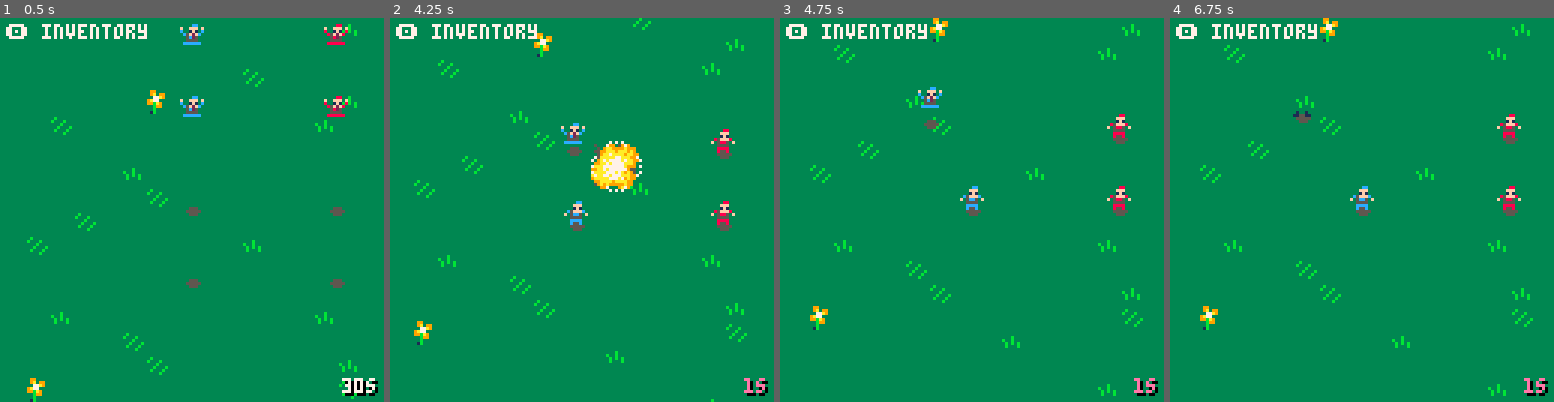
Above: before the commit, frames 1-4 (left to right).
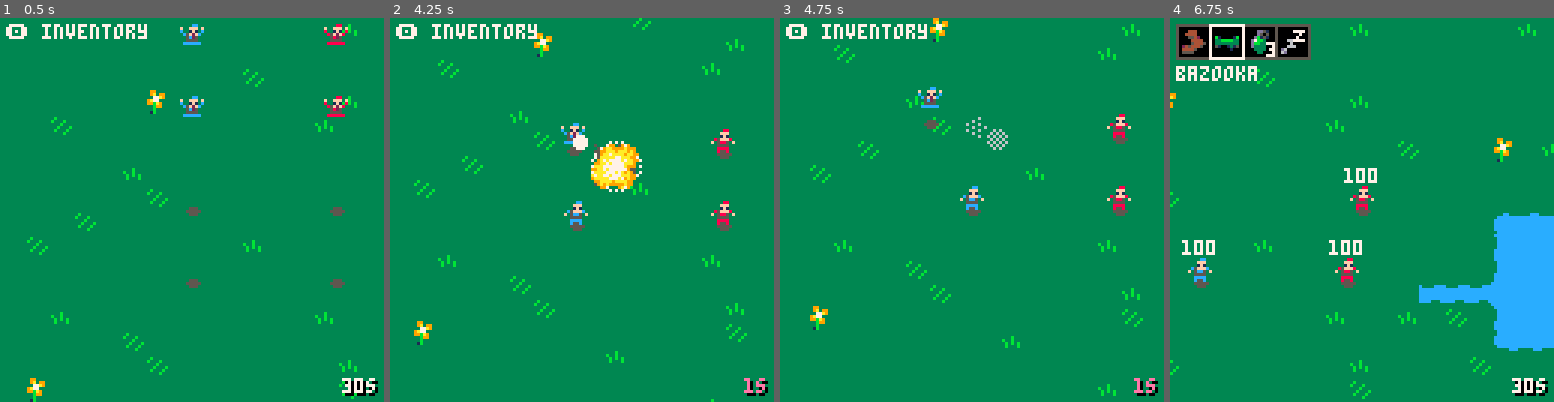
Above: after the commit, the same moments.

Repository: pedrus16/tiny-war
Game: PICO-8 cartridge hogs.p8
Two runs of this game, one before a commit and one after it. Both use one fixed random seed, a clock stepped at 60 frames per second and the inputs below.
Inputs:
- Up to frame 1 (0.5 s): tap X (X key) at 0.33 s
- Up to frame 2 (4.25 s): tap O (Z key) at 0.7, 1.7, 2.1, 2.5, 2.9, 3.3, 3.7, 4.1 s; tap X (X key) at 1.07, 1.85, 2.97, 4.08 s; hold Right 1.6-2.1 s; hold Up 2.15-2.42 s; hold Right 2.47-3.03 s; hold Left 3.08-3.58 s; hold Down 3.63-3.97 s; hold Right from 4.02 s (still down)
- Up to frame 3 (4.75 s): tap O (Z key) at 4.5 s; release Right at 4.68 s; hold Up from 4.73 s (still down)
- Up to frame 4 (6.75 s): tap O (Z key) every 0.4 s from 4.9 to 6.5 s; release Up at 5.03 s; hold Left 5.08-5.68 s; tap X (X key) at 5.2, 6.32 s; hold Down 5.73-6.03 s; hold Right 6.08-6.58 s; hold Right from 6.63 s (still down)

Frame 1 is identical in both runs. In frame 2, 0.1% of the frame differs, in the area x 47-56%, y 30-36%; in frame 3, 0.2%; in frame 4, 14%, in the area x 0-100%, y 0-100%.

Commit message:
feat: add particle system
- add smoke to bullets

Diff:
--- a/hogs.p8
+++ b/hogs.p8
@@ -254,7 +254,7 @@
 	 inventory={
 	 	{id=48},
 			{id=49},
-			{id=50,ammo=1},
+			{id=50,ammo=3},
 			{id=51}
 	 },
 	 fired=false,
@@ -971,11 +971,9 @@
 
 function init_bullet_data()
 
-	function noop() end
-
 	bullets={
 		bazooka={
-			dmg=500,
+			dmg=50,
 			radius=3,
 			collision=explode,
 			detonate=noop,
@@ -1012,6 +1010,7 @@
 	}
 	add(ents, bullet)
 	sfx(0,0)
+	bullet.emitter=emit(bullet.x,bullet.y,bullet.z,"smoke_trail")
 
 	return bullet
 end
@@ -1052,6 +1051,7 @@
 
 function explode(b)
 	del(ents, b)
+	del(ents, b.emitter)
 	b.vx=0 b.vy=0 b.vz=0
 	b.killed=true
 	sfx(-1,0)
@@ -1106,6 +1106,11 @@
 		b:collide({x=0,y=0,z=1})
 	end
 
+	b.emitter.x=b.x
+	b.emitter.y=b.y
+	b.emitter.z=b.z
+	b.emitter:update()
+
 	if b.fuse!=nil then
 		if (b.fuse>0)	b.fuse-=1/fps
 		if (b.fuse<=0) b:detonate()
@@ -1159,29 +1164,133 @@
 -->8
 -- utils
 
+function noop() end
+
+
 function is_moving(e)
 	return e.vx!=0 or
 								e.vy!=0 or
 								e.vz!=0
 end
 
+
 function move(e)
 	e.x+=e.vx/fps
 	e.y+=e.vy/fps
 	e.z+=e.vz/fps
 end
 
-function noop() end
+function scrn_xy(x,y,z)
+	return x*8,(y-z)*8
+end
+
+
+
+-->8
+-- particles
+
+particles={
+	smoke_trail={
+		emit="continuous",
+		rate=0.1,
+		colors={7,6,6,6,6,6,6},
+		radius={2,6},
+		fill={█,▒,▒,░,░,░,░},
+		lifetime=1.5,
+	}
+}
+
+
+function create_particle(x,y,z,key)
+	local params=particles[key]
+	local p={
+		x=x,y=y,z=z,
+		key=key,
+		update=update_particle,
+		draw=draw_particle,
+		timer=0
+	}
+
+	add(ents, p)
+
+	return p
+end
+
+
+function update_particle(p)
+	local params=particles[p.key]
+	p.timer+=1/fps
+
+	if p.timer>params.lifetime then
+		del(ents,p)
+	end
+
+	-- interpolate values
+	local r=p.timer/params.lifetime
+	-- fill pattern
+	local n=#params.fill
+	local i=flr(r*n)+1
+	p.fill=params.fill[i]
+	-- radius
+	local d=params.radius[2]-params.radius[1]
+	i=r*d
+	p.radius=params.radius[1]+i
+	-- color
+	n=#params.colors
+	i=flr(r*n)+1
+	p.color=params.colors[i]
+end
+
+
+function draw_particle(p)
+	local params=particles[p.key]
+	fillp(p.fill)
+	circfill(
+		p.x*8,(p.y-p.z)*8,
+		p.radius,
+		p.color
+	)
+	fillp()
+end
+
+
+function emit(x,y,z,key)
+	local e={
+		key=key,
+		x=x,y=y,z=z,
+		update=update_emitter,
+		draw=noop,
+		timer=0
+	}
+
+	add(ents,e)
+
+	create_particle(e.x,e.y,e.z,e.key)
+
+	return e
+end
+
+
+
+function update_emitter(e)
+	local params=particles[e.key]
+	e.timer+=1/fps
+
+	if e.timer>=params.rate then
+		e.timer=params.rate-e.timer -- reset timer
+		create_particle(e.x,e.y,e.z,e.key)
+	end
+end
 
 __gfx__
 000000000000dd000000dd00000ddd000000dd000000dd0000000000000000000000000000000000000000003333333333333333339933333333333333333333
 00000000000fff00000fff00000fff00000fff00f00fff0f000000000000000000000000000000000000000033b3333333333333339a39933333333333b33333
 007007000001f100000fff00000f1ff00001f100d001f10d00000000000000000000000000000000000000003b333b333333b33333377a93333333333b333b33
-000770000d5fffd00d5dd5d00d5fff000d5fffd00d5f2fd000000000000000000000000000000000000000003333b3333b33b33339a77333333333333333b333
-00077000f05dd50ff05dd50ff05dd5dff05dd50f005d25000000000000000000000000000000000000000000333b333b33b3b3b3399ba93333333333333b333b
-007007000055550000555500005555000055550000555500000000000000000000000000000000000000000033b333b333b333b3333b99333333333333b333b3
-0000000000dddd0000dddd0000dddd0000dddd000dddddd0000000000000000000000000000000000000000033333b3333333333333b33333333333333333b33
-0000000000d00d0000d00d0000d00d00000dd0000000000000000000000000000000000000000000000000003333333333333333331b33333333333333333333
+000770000d5fffd00d5dd5d00d5fff000d5fffd00d5f2fd00000dd00000000000000000000000000000000003333b3333b33b33339a77333333333333333b333
+00077000f05dd50ff05dd50ff05dd5dff05dd50f005d2500000fff0000000000000000000000000000000000333b333b33b3b3b3399ba93333333333333b333b
+0070070000555500005555000055550000555500005555000001f1000000000000000000000000000000000033b333b333b333b3333b99333333333333b333b3
+0000000000dddd0000dddd0000dddd0000dddd000dddddd0005fff000000000000000000000000000000000033333b3333333333333b33333333333333333b33
+0000000000d00d0000d00d0000d00d00000dd0000000000007777770000000000000000000000000000000003333333333333333331b33333333333333333333
 000000000000dd000000000000000000000000000000000000000000000000000000000000000000000000000000cc0000008800cccccccccccccccccccccccc
 00000000000fff00000000000000000000000000000000000000000000000000000000000000000000000000000fff00000fff00ccccccccccc777cccccccccc
 000000000001f1000000dd0000000000000000000000000000000000000000000000000000000000000000000001f1000001f100cccccccccc7ccc7ccccccccc
